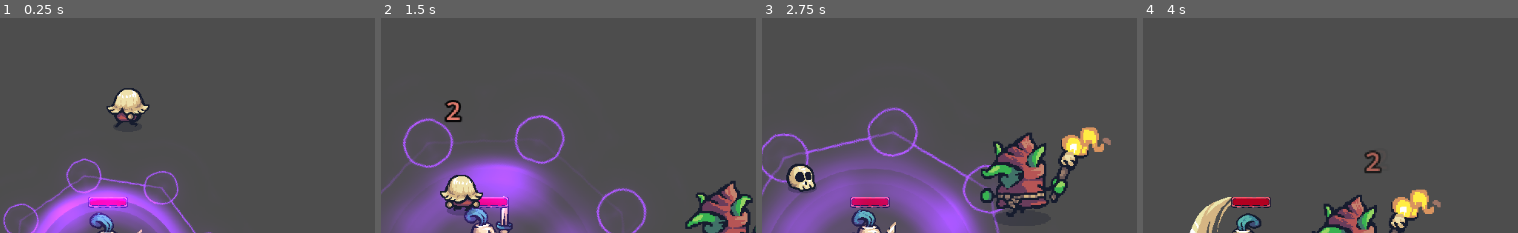
Above: before the commit, frames 1-4 (left to right).
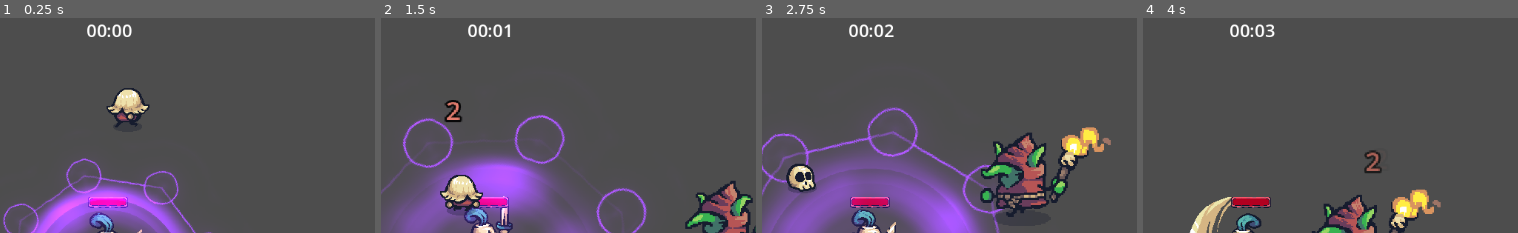
Above: after the commit, the same moments.

Repository: bluejynz/survivallike-godot
Game: Godot game, scene res://test_scenes/test_scene.tscn
Same seed, same stepped clock (60 frames per second), same inputs: the game is played once before the commit and once after it.
Inputs (mouse positions are % of the whole screen's width and height, from its top left):
- Up to frame 1 (0.25 s): no input
- Up to frame 2 (1.5 s): move the mouse to (70, 53) at 0.52 s; hold D (move_right) 0.53-1.28 s; click (70, 53) at 0.6 s; move the mouse to (25, 65) at 1.27 s; hold S (move_down) from 1.28 s (still down); click (25, 65) at 1.35 s
- Up to frame 3 (2.75 s): move the mouse to (57, 32) at 2.02 s; release S (move_down) at 2.03 s; hold D (move_right) from 2.03 s (still down); click (57, 32) at 2.1 s
- Up to frame 4 (4 s): move the mouse to (41, 84) at 2.77 s; release D (move_right) at 2.78 s; hold W (move_up) 2.78-3.53 s; click (41, 84) at 2.85 s; move the mouse to (79, 78) at 3.52 s; hold A (move_left) from 3.53 s (still down); click (79, 78) at 3.6 s
The pictures show only the part of the screen within x 32-82%, y 0-50%; the shares and areas given below are measured in that part.

The runs differ from the first frame. In frame 1, 0.4% of the frame differs, in the area x 23-36%, y 2-9%; in frame 2, 0.4%; in frame 3, 0.4%; in frame 4, 0.4%.

Commit message:
creating timer and game ui

Diff:
--- a/entities/enemies/enemy.gd
+++ b/entities/enemies/enemy.gd
@@ -9,7 +9,7 @@
 @onready var damage_digit_marker = $DamageDigitMarker
 
 func _ready():
-	damage_digit_prefab = preload("res://misc/damage_digit.tscn")
+	damage_digit_prefab = preload("res://ui/damage_digit.tscn")
 
 
 func damage(amount: int) -> void:
--- a/player/player.gd
+++ b/player/player.gd
@@ -127,7 +127,6 @@
 func damage(amount: int) -> void:
 	if(health <= 0): return
 	health -= amount
-	print("Player tomou dano, vida: ", health, "|", max_health)
 
 	modulate = Color.INDIAN_RED
 	var tween = create_tween()
@@ -150,7 +149,6 @@
 	health += amount
 	if health > max_health:
 		health = max_health
-	print("Player curou, vida: ", health, "|", max_health)
 	return health
 
 func update_ritual(delta: float) -> void:
--- a/test_scenes/test_scene.tscn
+++ b/test_scenes/test_scene.tscn
@@ -1,13 +1,16 @@
-[gd_scene load_steps=7 format=3 uid="uid://dypu3gc04p13r"]
+[gd_scene load_steps=8 format=3 uid="uid://dypu3gc04p13r"]
 
 [ext_resource type="PackedScene" uid="uid://cc3abgevaik7x" path="res://player/player.tscn" id="1_7v838"]
 [ext_resource type="PackedScene" uid="uid://ditvc7kdt2d8i" path="res://entities/enemies/pawn.tscn" id="2_gmh2n"]
 [ext_resource type="PackedScene" uid="uid://b0585uwog8yts" path="res://entities/animals/sheep.tscn" id="3_br5bx"]
 [ext_resource type="PackedScene" uid="uid://r76d6e7xbhdu" path="res://entities/enemies/goblin.tscn" id="5_fb8gp"]
 [ext_resource type="PackedScene" uid="uid://dqwqa8prc3hk0" path="res://misc/meat.tscn" id="6_e3utb"]
+[ext_resource type="PackedScene" uid="uid://fgb00tra0pdh" path="res://ui/game_ui.tscn" id="7_pohgg"]
 [ext_resource type="PackedScene" uid="uid://dr3qj1p6e3mhm" path="res://misc/ritual.tscn" id="8_32kmn"]
 
 [node name="Node2D" type="Node2D"]
+
+[node name="GameUi" parent="." instance=ExtResource("7_pohgg")]
 
 [node name="Player" parent="." instance=ExtResource("1_7v838")]
 position = Vector2(540, 360)
--- a/misc/damage_digit.tscn
+++ b/ui/damage_digit.tscn
@@ -1,6 +1,6 @@
 [gd_scene load_steps=7 format=3 uid="uid://so8yoxxwvxfy"]
 
-[ext_resource type="Script" path="res://misc/damage_digit.gd" id="1_4sbjr"]
+[ext_resource type="Script" path="res://ui/damage_digit.gd" id="1_4sbjr"]
 
 [sub_resource type="SystemFont" id="SystemFont_fdu32"]
 font_names = PackedStringArray("Consolas")
--- /dev/null
+++ b/ui/game_ui.gd
@@ -0,0 +1,12 @@
+extends CanvasLayer
+
+@onready var timer_label: Label = %TimerLabel
+
+var elapsed_time: float = 0
+
+func _process(delta):
+	elapsed_time += delta
+	var elapsed_time_in_seconds: int = floori(elapsed_time)
+	var seconds: int = elapsed_time_in_seconds % 60
+	var minutes: int = elapsed_time_in_seconds / 60
+	timer_label.text = "%02d:%02d" % [minutes, seconds]
--- /dev/null
+++ b/ui/game_ui.tscn
@@ -0,0 +1,29 @@
+[gd_scene load_steps=4 format=3 uid="uid://fgb00tra0pdh"]
+
+[ext_resource type="Script" path="res://ui/game_ui.gd" id="1_i6dvi"]
+
+[sub_resource type="SystemFont" id="SystemFont_8e83s"]
+font_names = PackedStringArray("Consolas")
+font_weight = 999
+
+[sub_resource type="LabelSettings" id="LabelSettings_2ush4"]
+font = SubResource("SystemFont_8e83s")
+font_size = 24
+
+[node name="GameUi" type="CanvasLayer"]
+script = ExtResource("1_i6dvi")
+
+[node name="TimerLabel" type="Label" parent="."]
+unique_name_in_owner = true
+anchors_preset = 5
+anchor_left = 0.5
+anchor_right = 0.5
+offset_left = -21.0
+offset_top = 16.0
+offset_right = 23.0
+offset_bottom = 39.0
+grow_horizontal = 2
+text = "02:35"
+label_settings = SubResource("LabelSettings_2ush4")
+horizontal_alignment = 1
+vertical_alignment = 1
Renamed: misc/damage_digit.gd -> ui/damage_digit.gd
